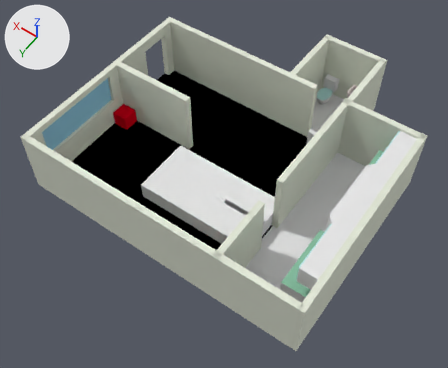
The Blender file theroom/excersizes/restaurant/room.blend: old version first, new version second.
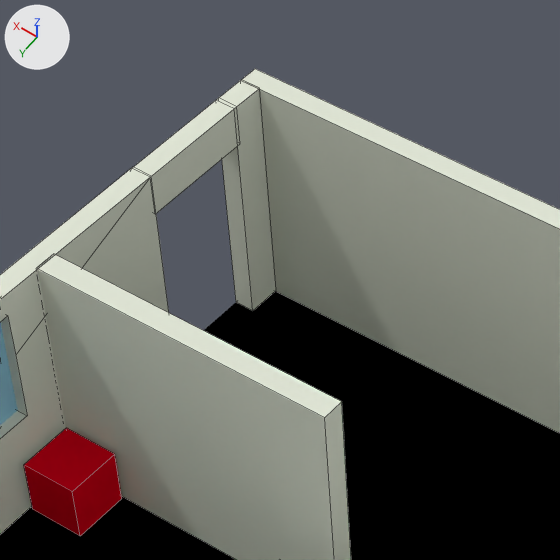
Each version is shown whole from a camera (50 mm lens) standing at (-14.2, 22.6, 31.3) and looking at (0.1, 2.7, 0.0), then close up on the part from 24% to 54% of the width and 0% to 37% of the height. The axes (+X, +Y, +Z) are drawn at upper left. The lights are the same throughout. The close-ups show mesh edges as thin lines.
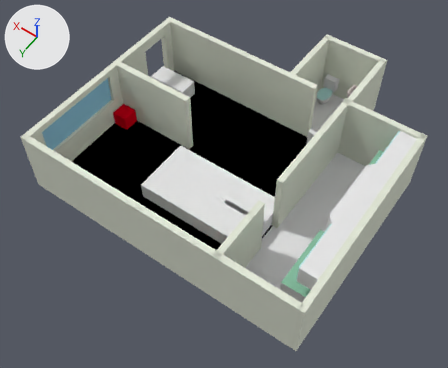
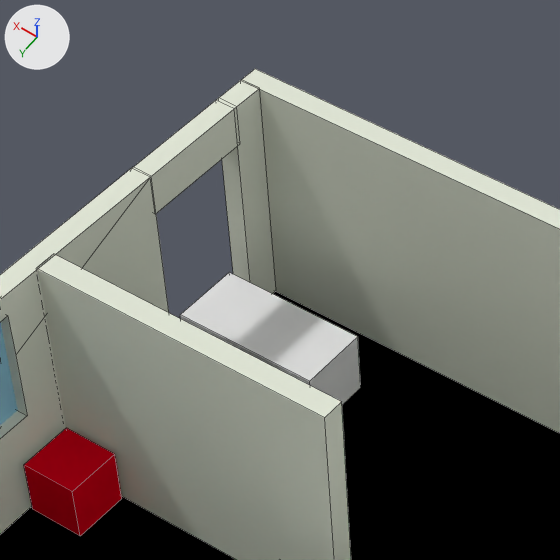
What the commit changed:
Object 'doortablezone.001' (ob_doortablezone_001) turns from (0, 0, -0.2) to (0, 0, 0) degrees about x, y and z.
Object 'doortablezone.001' (ob_doortablezone_001) moves from (-3.05, -3.67, 0.0) to (8.12, -2.31, 0.0).
Object 'doortablezone.001' (ob_doortablezone_001) is rescaled from (0.671, 0.149, 1.0) to (1.42, 0.678, 1.0).

Location of each change, (x1, y1, x2, y2) in pixels of the close-ups (560 x 560 px):
'doortablezone.001', moved, rescaled, turned (not visible before): after (180, 272, 361, 404)
